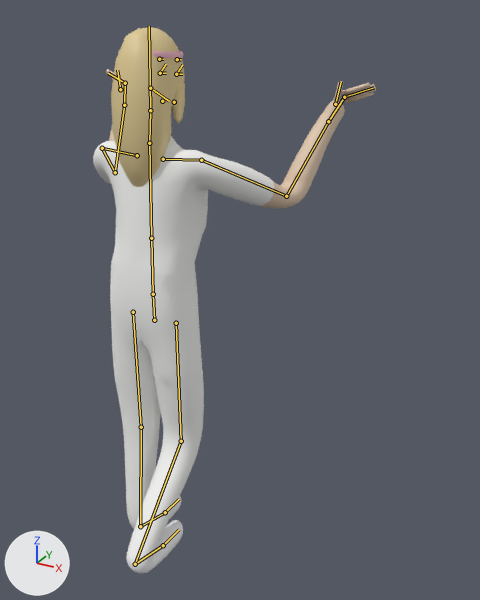
Two versions of the Blender file source_art/char_tiffany.blend, one commit apart.
One viewpoint serves both versions: a 50 mm camera at (1.114, -1.485, 1.776) aimed at (0.178, 0.217, 0.925). The axes (+X, +Y, +Z) are drawn at lower left. The lights are the same throughout. The older version comes first. Both versions are drawn at frame 0 of the action 'carry'; the numbers are the values there. The bones that bend it are drawn over the model as lines.

Objects in the first picture: 'tiffany_Mesh'.
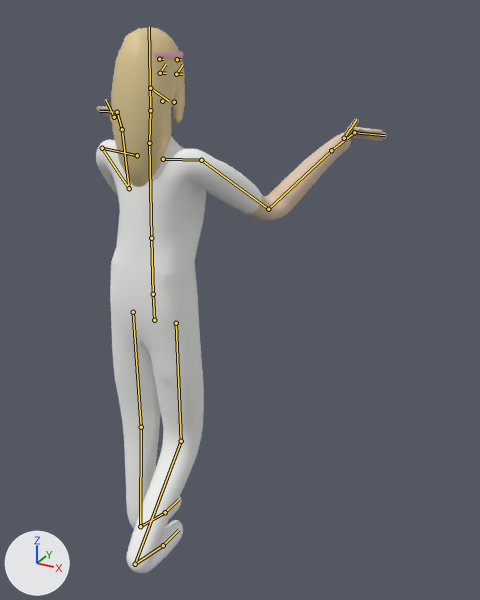
What differs and where, as boxes (x1, y1, x2, y2) in the pictures (480 x 600 px):
'tiffany_Mesh', posed
    before: (93, 27, 376, 573)
    after: (96, 27, 386, 573)
bone 'UpperArm.R', root to tip
    before: (201, 160) to (286, 196)
    after: (201, 160) to (268, 209)
bone 'UpperArm.L', root to tip
    before: (102, 148) to (115, 172)
    after: (102, 148) to (129, 188)

The edits, one by one:
Bone 'UpperArm.R' (bone_upperarm_r) turns from (56, 12, 27) to (48, 17, 45) degrees about its own x, y and z.
Bone 'UpperArm.L' (bone_upperarm_l) turns from (56, -12, -27) to (48, -17, -45) degrees about its own x, y and z.
